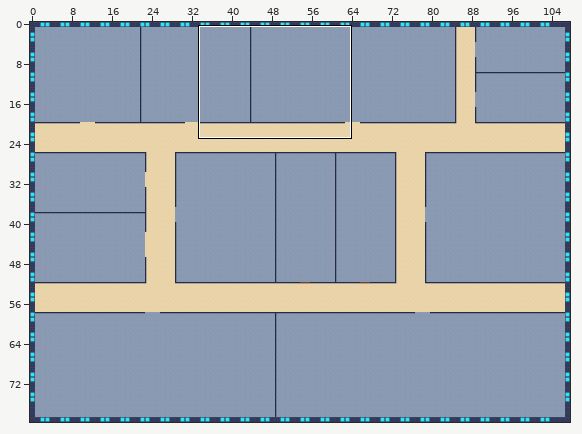
Tiled map (JSON), stored at public/maps/floor.tmj. The first picture is a wide view before the edit; the outline marks the close-up.
Close-up. As it was:
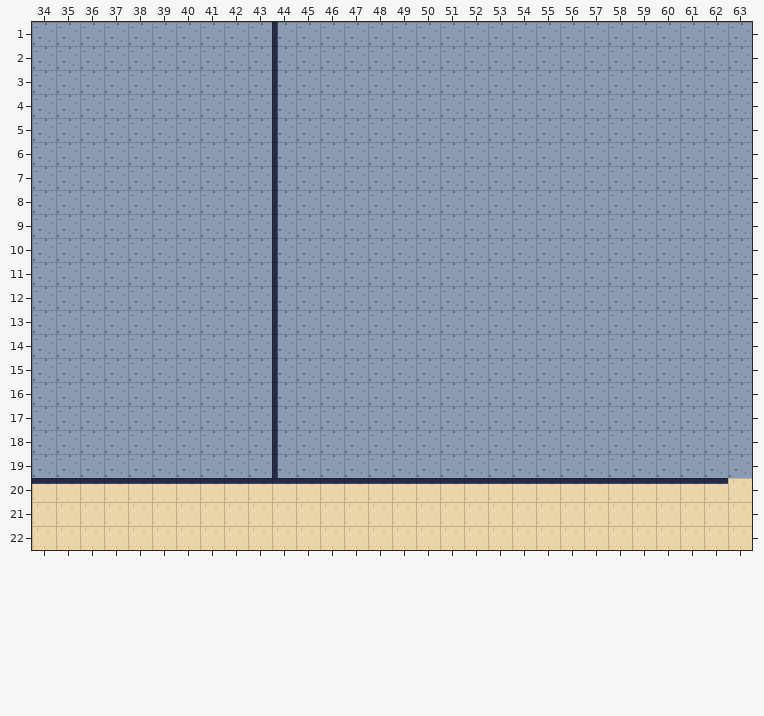
Cells are 16x16 px. Shown: x 34..63, y 1..22. The commit also changed other parts of the map, which this record leaves out.
After the commit:
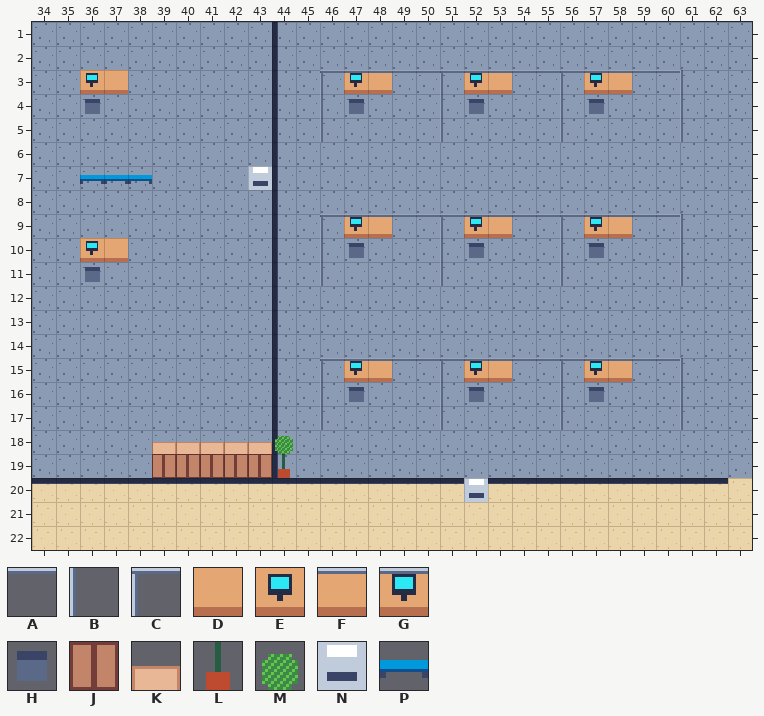
Key: from "placeholder": A 13, B 14, C 15, D 16, E 17, F 18, G 19, H 20, J 21, K 22, L 23, M 24, N 27, P 28.
_ is an empty cell, . an unchanged one.
Tiles of an added or newly shown layer are drawn over the layers below it.
From old to new:
--- layer "detail" (added)
@@ x 36..61 @@
- 3 __........________________
- 4 _.........__...__...__..._
- 5 .........._...._...._...._
+ 3 ED........CGFAACGFAACGFAAB
+ 4 H.........BH...BH...BH...B
+ 5 ..........B....B....B....B
@@ x 36..43 @@
- 7 ___...._
+ 7 PPP....N
@@ x 36..61 @@
- 9 ..........________________
-10 __........__...__...__..._
-11 _........._...._...._...._
+ 9 ..........CGFAACGFAACGFAAB
+10 ED........BH...BH...BH...B
+11 H.........B....B....B....B
@@ x 46..61 @@
-15 ________________
-16 __...__...__..._
-17 _...._...._...._
+15 CGFAACGFAACGFAAB
+16 BH...BH...BH...B
+17 B....B....B....B
@@ x 39..52 @@
-19 ______........
-20 ............._
+19 JJJJJL........
+20 .............N
--- layer "above" (added)
@@ x 39..44 @@
-18 ______
+18 KKKKKM
